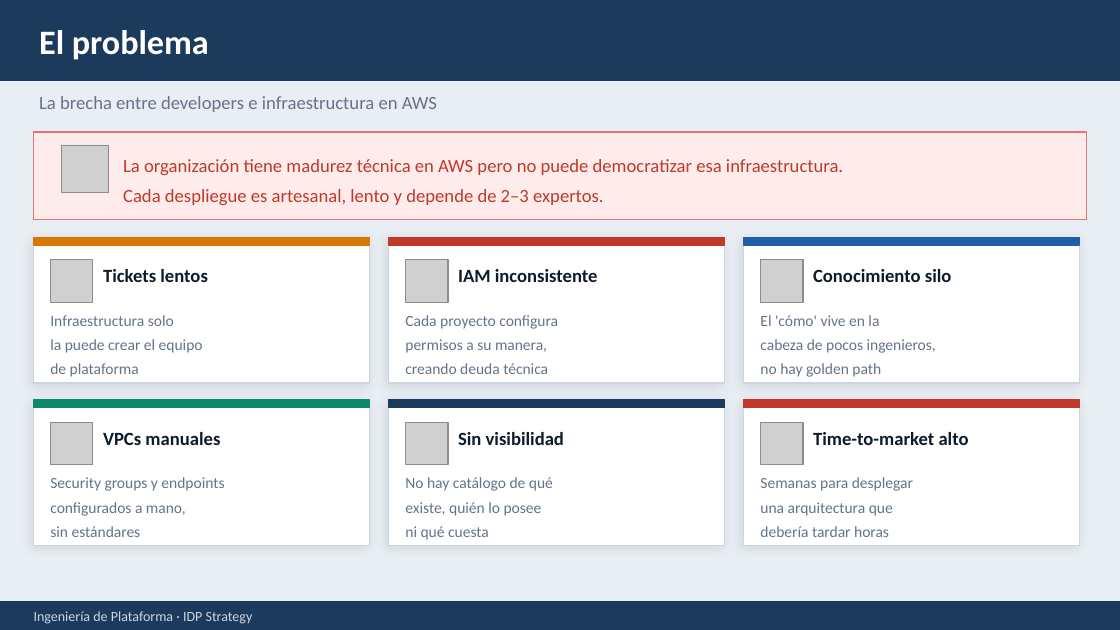
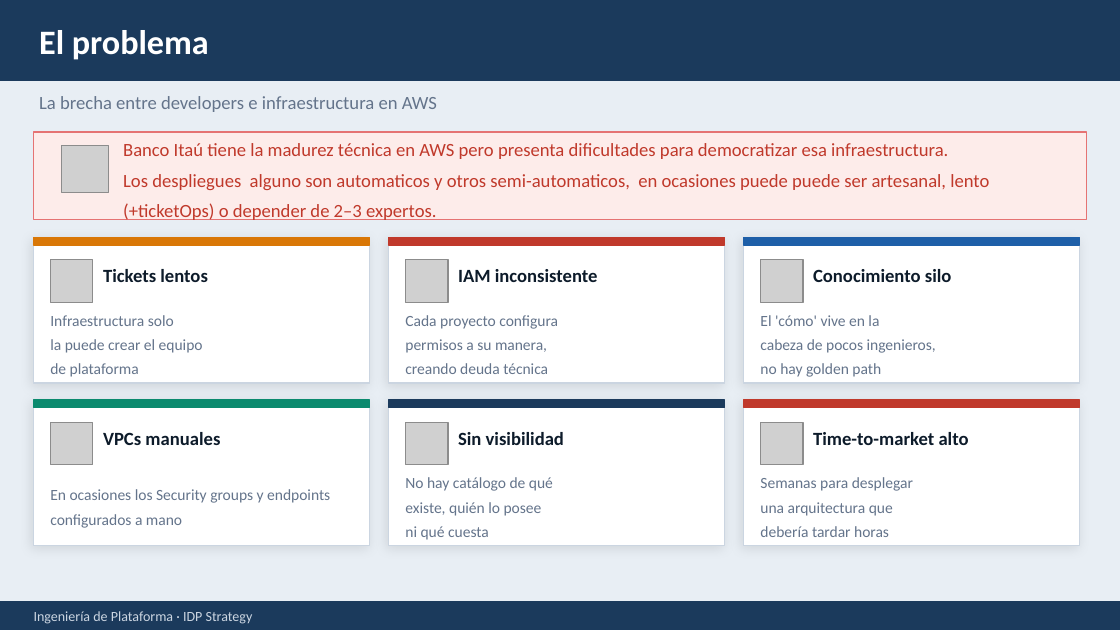
Before and after one commit to demos-and-pilots/port-aws-golden-path, a slide deck: slide 3 of presentation/IDP_Strategy_Port_CFN_GitHubActions.pptx. Drawn at 1120x630 pixels with LibreOffice and Linux fonts; fonts in the diff are those of the drawing; grey boxes stand for pictures. Boxes give left, top, right and bottom in pixels: in the first picture for what was removed or moved away, otherwise in the second. Text is boxed around its words. In the diff, an @@ line names an element or a change of style, - is before the commit and + after.

```diff
--- a/presentation/IDP_Strategy_Port_CFN_GitHubActions.pptx
+++ b/presentation/IDP_Strategy_Port_CFN_GitHubActions.pptx
@@ text at [123, 143, 989, 220]: text changed @@
-La organización tiene madurez técnica en AWS pero no puede democratizar esa infraestructura.
-Cada despliegue es artesanal, lento y depende de 2–3 expertos.
+Banco Itaú tiene la madurez técnica en AWS pero presenta dificultades para democratizar esa infraestructura.
+Los despliegues alguno son automaticos y otros semi-automaticos, en ocasiones puede puede ser artesanal, lento (+ticketOps) o depender de 2–3 expertos.
@@ text at [50, 489, 330, 528]: text changed @@
-Security groups y endpoints
-configurados a mano,
-sin estándares
+En ocasiones los Security groups y endpoints
+configurados a mano
```
Also in this commit, not shown: 5 other slides changed, 1 slide added, 3 other files.
